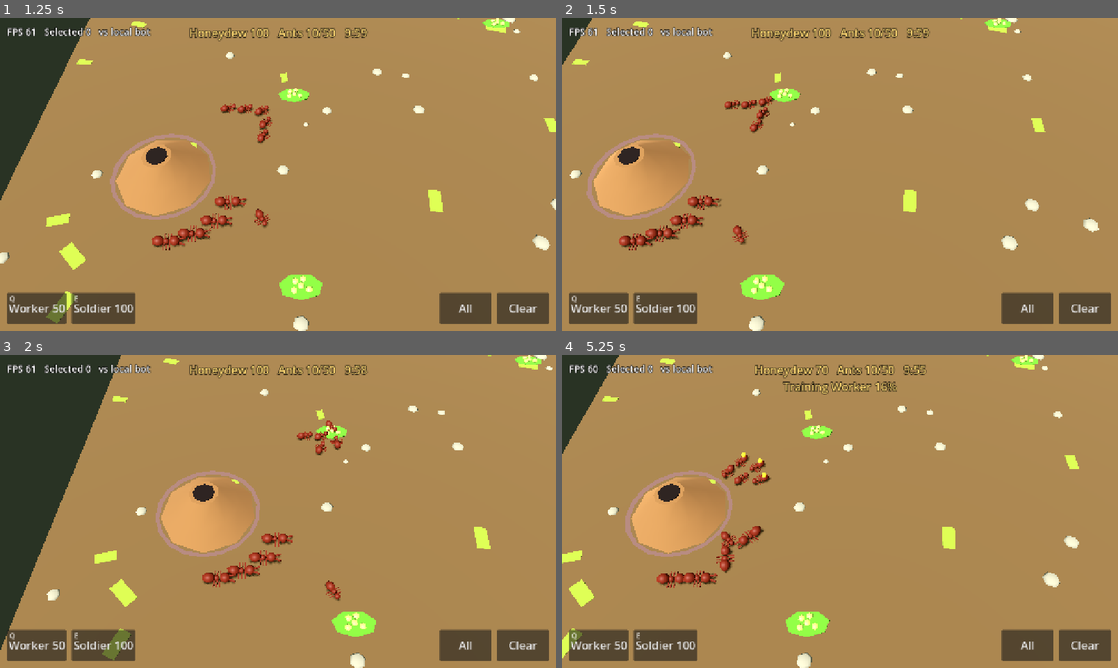
Above: before the commit, frames 1-4 (two rows, left to right).
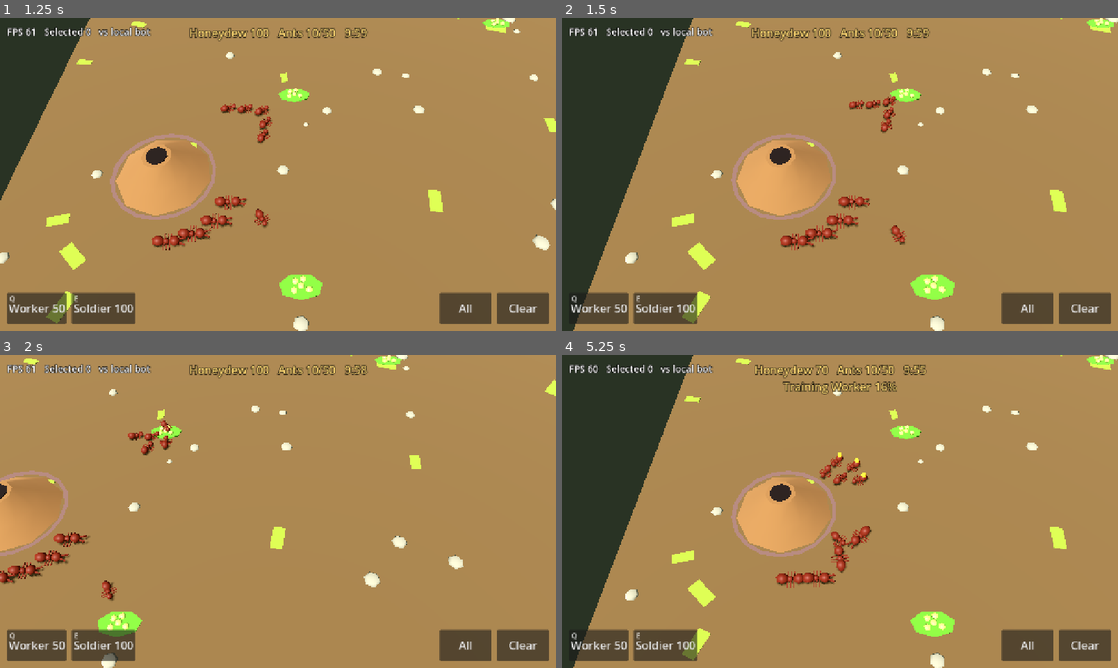
Above: after the commit, the same moments.

Repository: user01-2-GitProject/Pest-Control-
Game: Godot game, scene res://scenes/main.tscn
The game is run twice, just before and just after one commit, with the same random seed, the same clock (stepped at 60 frames per second) and the same inputs.
Inputs (mouse positions are in pixels of both pictures, inside the frame that each line leads up to):
- Up to frame 1 (1.25 s): click "Play offline" at 0.5 s
- Up to frame 2 (1.5 s): tap Enter at 1.25 s; move the mouse to (962, 158) at 1.27 s; hold Right from 1.28 s (still down); tap Backspace at 1.35 s; click (962, 158) at 1.42 s
- Up to frame 3 (2 s): keep holding Right; tap Space at 1.52, 1.55, 1.82 s
- Up to frame 4 (5.25 s): release Right at 2 s; drag from (728, 527) to (812, 574) at 2.02 s; click "All" at 2.75 s; click "Clear" at 3.5 s; click "Worker 50" at 4.25 s; move the mouse to (895, 442) at 5.02 s; hold Right from 5.03 s (still down); tap Backspace at 5.1 s; click (895, 442) at 5.17 s

Frame 1 is identical in both runs. In frame 2, 23% of the frame differs, in the area x 0-100%, y 0-100%; in frame 3, 19%; in frame 4, 23%.

Commit message:
Hold Space and move the mouse to pan; colony jump moves to Backspace
Jimmy's pick: Space + mouse and edge scrolling pan, W A S D stay free
for unit hotkeys (standard RTS layout).

Co-Authored-By: Claude Opus 5.5 (1M context) <noreply@anthropic.com>
Claude-Session: https://claude.ai/code/session_01WLoC9B7WEW2jkB8YcS3wKY

Diff:
--- a/game/src/input/pc_controls.gd
+++ b/game/src/input/pc_controls.gd
@@ -8,13 +8,14 @@
 ##   right click            order selection: move, attack, or milk
 ##   arrows                 pan camera; also mouse at the screen edge
 ##                          (W A S D too while PAN_WITH_WASD is on)
-##   middle drag            pan camera (grab the ground)
+##   middle drag, or hold Space and move the mouse
+##                          pan camera (grab the ground)
 ##   wheel / trackpad pinch zoom at the cursor
 ##   Ctrl+A / Esc           select all / clear selection
 ##   Ctrl+1-9 / Shift+1-9   set / add to control group
 ##   1-9, twice             select group; second tap centers the camera on it
 ##   Q / E                  train worker / soldier
-##   Space                  center the camera on your colony
+##   Backspace              center the camera on your colony
 ##
 ## Touch input stays in TouchControls; this node only reads mouse and keys.
 ## It reports gestures as signals and never touches game state itself.
@@ -49,6 +50,7 @@
 var _boxing := false
 var _start := Vector2.ZERO
 var _double := false
+var _space_pan := false  # Space held: mouse motion grabs and drags the ground
 
 
 func _ready() -> void:
@@ -70,6 +72,7 @@
 
 func _reset_input() -> void:
 	_held.clear()
+	_space_pan = false
 	_reset_pointer()
 
 
@@ -90,7 +93,8 @@
 		dir.y -= 1.0
 	if _held.has(KEY_DOWN):
 		dir.y += 1.0
-	if dir == Vector2.ZERO and edge_scroll and not _boxing and DisplayServer.window_is_focused():
+	if dir == Vector2.ZERO and edge_scroll and not _boxing and not _space_pan \
+			and DisplayServer.window_is_focused():
 		dir = _edge_dir()
 	if dir != Vector2.ZERO:
 		scroll.emit(dir.limit_length(1.0), delta)
@@ -132,6 +136,9 @@
 
 
 func _on_key(e: InputEventKey) -> void:
+	if e.keycode == KEY_SPACE:
+		_space_pan = e.pressed
+		return
 	if e.echo:
 		return
 	var k: int = e.keycode
@@ -158,7 +165,7 @@
 		train.emit(SimWorld.WORKER)
 	elif k == KEY_E:
 		train.emit(SimWorld.SOLDIER)
-	elif k == KEY_SPACE:
+	elif k == KEY_BACKSPACE:
 		home.emit()
 
 
@@ -194,7 +201,7 @@
 
 
 func _on_motion(e: InputEventMouseMotion) -> void:
-	if e.button_mask & MOUSE_BUTTON_MASK_MIDDLE:
+	if _space_pan or e.button_mask & MOUSE_BUTTON_MASK_MIDDLE:
 		pan.emit(e.position - e.relative, e.position)
 	if not _left_down:
 		return
--- a/game/tests/smoke_main.gd
+++ b/game/tests/smoke_main.gd
@@ -147,12 +147,26 @@
 	if main.rig.position.distance_to(Vector3(25, 0, 25)) < 1.0:
 		printerr("FAIL: double-tapping 1 should center the camera on the group")
 		fails += 1
-	# Space centers on our colony.
+	# Holding Space and moving the mouse drags the camera; release stops it.
+	main.rig.position = Vector3(0, 0, 0)
+	var mid: Vector2 = main.get_viewport().get_visible_rect().size * 0.5
+	pc._unhandled_input(_key(KEY_SPACE, true))
+	pc._unhandled_input(_move(mid + Vector2(-120, 0), Vector2(-120, 0)))
+	var panned_x: float = main.rig.position.x
+	if panned_x <= 0.5:
+		printerr("FAIL: Space + mouse left should pan the camera right (x=%f)" % panned_x)
+		fails += 1
+	pc._unhandled_input(_key(KEY_SPACE, false))
+	pc._unhandled_input(_move(mid, Vector2(120, 0)))
+	if absf(main.rig.position.x - panned_x) > 0.01:
+		printerr("FAIL: mouse motion after releasing Space should not pan")
+		fails += 1
+	# Backspace centers on our colony.
 	main.rig.position = Vector3(25, 0, 25)
-	pc._unhandled_input(_key(KEY_SPACE, true))
+	pc._unhandled_input(_key(KEY_BACKSPACE, true))
 	var col: Vector2 = main.sim.colonies[main.local_player].pos
 	if Vector2(main.rig.position.x, main.rig.position.z).distance_to(col) > 0.5:
-		printerr("FAIL: Space should center the camera on our colony")
+		printerr("FAIL: Backspace should center the camera on our colony")
 		fails += 1
 	# Q trains a worker.
 	var queued: int = main.sim.colonies[main.local_player].queue.size()
@@ -246,6 +260,13 @@
 	return e
 
 
+func _move(pos: Vector2, relative: Vector2) -> InputEventMouseMotion:
+	var e := InputEventMouseMotion.new()
+	e.position = pos
+	e.relative = relative
+	return e
+
+
 func _count_markers(main: Node) -> int:
 	var n := 0
 	for c in main.get_children():
Not shown, changed: COORDINATION.md
Not shown, changed: game/README.md
